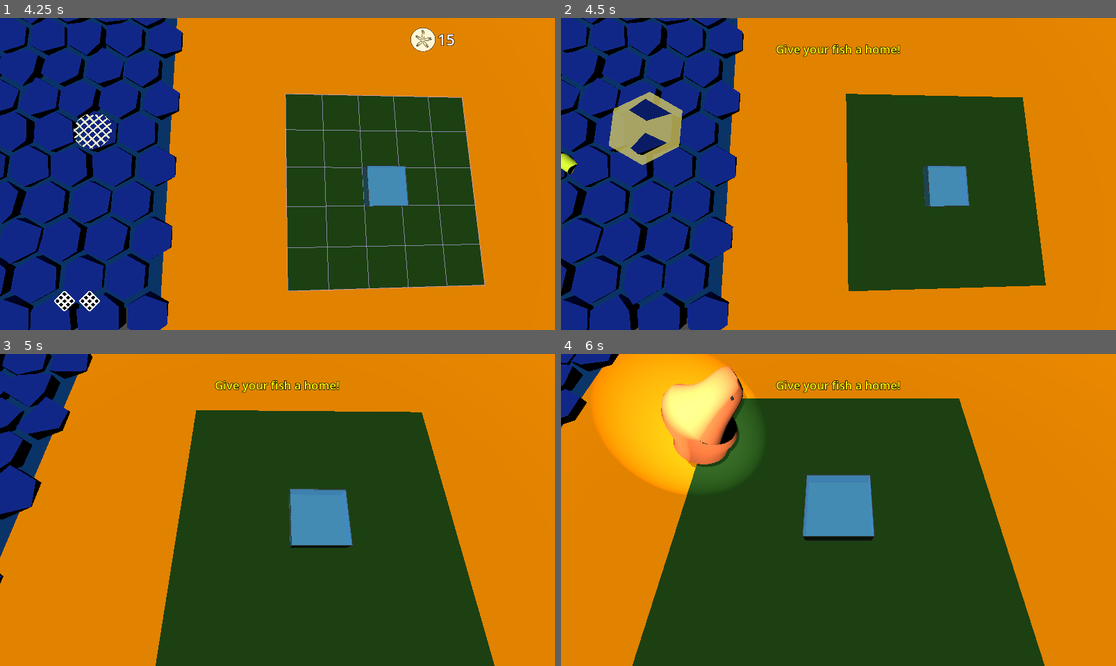
Above: before the commit, frames 1-4 (two rows, left to right).
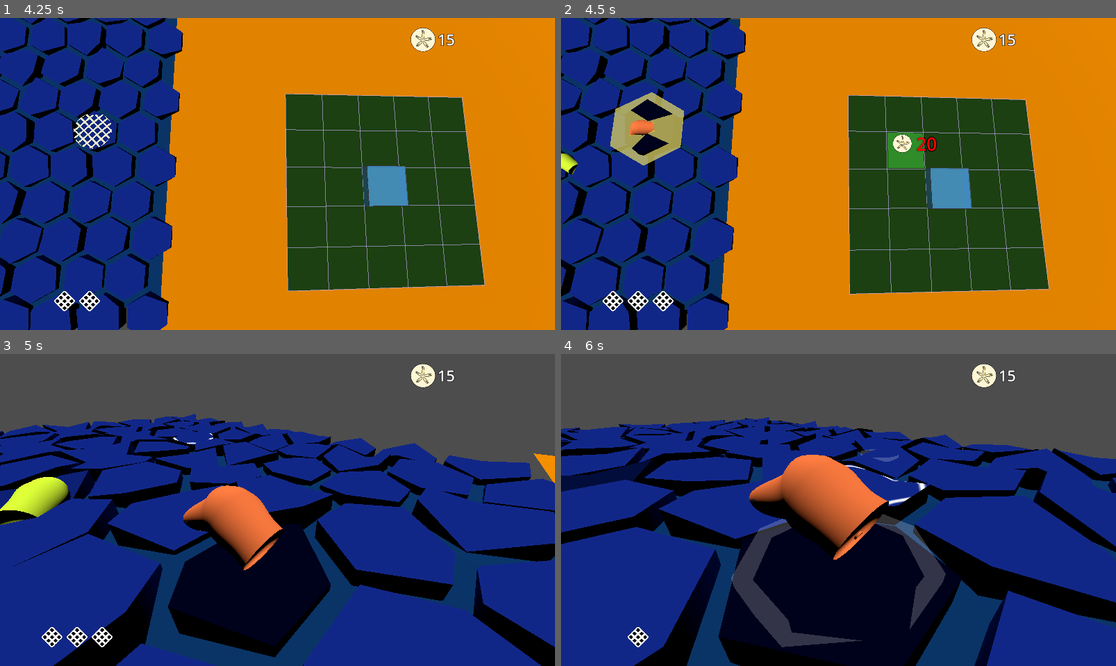
Above: after the commit, the same moments.

Repository: BinRoot/ludum-dare-58
Game: Godot game, scene res://Scenes/world.tscn
The game is run twice, just before and just after one commit, with the same random seed, the same clock (stepped at 60 frames per second) and the same inputs.
Inputs (mouse positions are in pixels of both pictures, inside the frame that each line leads up to):
- Up to frame 1 (4.25 s): move the mouse to (249, 236) at 0.52 s; click (249, 236) at 0.67 s; drag from (444, 220) to (249, 236) at 1.27 s; move the mouse to (111, 127) at 2.02 s; click (111, 127) at 2.17 s; drag from (305, 174) to (111, 127) at 2.77 s; move the mouse to (194, 96) at 3.52 s; click (194, 96) at 3.67 s
- Up to frame 2 (4.5 s): drag from (960, 158) to (755, 96) at 4.27 s
- Up to frame 3 (5 s): no input
- Up to frame 4 (6 s): move the mouse to (727, 525) at 5.02 s; click (727, 525) at 5.17 s; drag from (894, 441) to (727, 525) at 5.77 s

Frame 1 is identical in both runs. In frame 2, 8.2% of the frame differs, in the area x 0-88%, y 0-100%; in frame 3, 99%; in frame 4, 100%, in the area x 0-100%, y 0-100%.

Commit message:
fish plunge

Diff:
--- a/Scenes/fish_tank.gd
+++ b/Scenes/fish_tank.gd
@@ -376,9 +376,13 @@
 					_end_drag()
 
 func _place_caught_fish():
-	# Place the caught fish in this tank
+	# Animate the fish with a parabolic arc into this tank
 	var fish = Global.caught_fish
 	if fish:
+		# Start the arc animation
+		await _animate_fish_arc_to_tank(fish)
+
+		# Now add the fish to the tank after animation completes
 		add_fish(fish)
 
 		# Clear the global state
@@ -716,6 +720,67 @@
 
 	return true
 
+# Animate fish with a parabolic arc trajectory into the tank
+func _animate_fish_arc_to_tank(fish: Node3D):
+	if not fish:
+		return
+
+	# Get starting position (current fish position)
+	var start_pos = fish.global_position
+
+	# Calculate target position (center of tank at water level)
+	var water_fill_percent = 0.9
+	var water_height = tank_height * water_fill_percent
+	var target_pos = global_position + Vector3(0, water_height * 0.5, 0)
+
+	# Calculate the apex of the arc (peak height)
+	var distance = start_pos.distance_to(target_pos)
+	var arc_height = max(3.0, distance * 0.4)  # Arc height scales with distance
+
+	# Animation duration based on distance
+	var duration = clamp(distance * 0.15, 0.5, 1.5)
+
+	# Create a custom tween for the parabolic arc
+	var arc_tween = create_tween()
+	arc_tween.set_process_mode(Tween.TWEEN_PROCESS_PHYSICS)  # Work while paused
+	arc_tween.set_pause_mode(Tween.TWEEN_PAUSE_PROCESS)  # Continue during pause
+	arc_tween.set_ease(Tween.EASE_IN_OUT)
+	arc_tween.set_trans(Tween.TRANS_SINE)
+
+	# Animate the fish along the parabolic arc
+	arc_tween.tween_method(func(t: float):
+		# t goes from 0 to 1
+		# Linear interpolation for horizontal position
+		var current_pos = start_pos.lerp(target_pos, t)
+
+		# Parabolic curve for vertical position (creates the arc)
+		# y = -4h * (t - 0.5)^2 + h, where h is the apex height
+		var base_y = start_pos.y + (target_pos.y - start_pos.y) * t
+		var arc_offset = -4.0 * arc_height * (t - 0.5) * (t - 0.5) + arc_height
+		current_pos.y = base_y + arc_offset
+
+		fish.global_position = current_pos
+
+		# Rotate fish to face the direction of movement
+		if t < 0.98:  # Don't rotate at the very end
+			var next_t = min(t + 0.05, 1.0)
+			var next_pos = start_pos.lerp(target_pos, next_t)
+			var next_base_y = start_pos.y + (target_pos.y - start_pos.y) * next_t
+			var next_arc_offset = -4.0 * arc_height * (next_t - 0.5) * (next_t - 0.5) + arc_height
+			next_pos.y = next_base_y + next_arc_offset
+
+			var direction = (next_pos - current_pos).normalized()
+			if direction.length_squared() > 0.001:
+				# Make fish face the direction it's moving
+				var fish_forward = direction
+				var fish_right = fish_forward.cross(Vector3.UP).normalized()
+				var fish_up = fish_right.cross(fish_forward).normalized()
+				fish.global_transform.basis = Basis(fish_forward, fish_up, fish_right)
+	, 0.0, 1.0, duration)
+
+	# Wait for the animation to complete
+	await arc_tween.finished
+
 # Add a fish to this tank
 func add_fish(fish: Node3D):
 	if not fish:
--- a/Scenes/world.gd
+++ b/Scenes/world.gd
@@ -109,10 +109,9 @@
 	# Remove all nets from all tiles and return 3 nets to inventory
 	_remove_all_nets_and_return_to_inventory()
 
-
-	# Show the fish close to camera and ask user to select a tank
-	if fish:
-		_show_fish_for_tank_selection(fish)
+	# First, zoom to the tile to appreciate the catch
+	if fish and tile:
+		_zoom_to_catch_then_show_fish(fish, tile)
 
 func _remove_all_nets_and_return_to_inventory():
 	# Count how many nets are actually placed and remove them
@@ -129,32 +128,60 @@
 	if nets_placed > 0:
 		Global.add_item("net", nets_placed)
 
+func _zoom_to_catch_then_show_fish(fish: Node3D, tile: Node3D):
+	# Pause the game world immediately
+	get_tree().paused = true
+
+	# Keep the fish visible throughout the entire sequence
+	fish.visible = true
+	fish.is_moving = false
+
+	# Stop the fish from moving around
+	if fish.has_method("set_movement_enabled"):
+		fish.set_movement_enabled(false)
+
+	# Disable automatic surface behavior to prevent the fish from auto-submerging
+	if "is_surfacing" in fish:
+		fish.is_surfacing = false
+	if "surface_timer" in fish:
+		fish.surface_timer = 0.0
+	if "next_surface_time" in fish:
+		fish.next_surface_time = 999999.0  # Set to very high value to prevent auto-surfacing
+
+	# Snap the fish to the center of the hexagon tile and raise it
+	var tile_center = tile.global_position
+	fish.global_position = Vector3(tile_center.x, tile_center.y + 1.5, tile_center.z)
+
+	# Make the fish pop its head out manually (apply the rotation without the timer logic)
+	# We don't call _surface() because it would reset timers and trigger auto-submerge
+	if "surface_look_angle" in fish:
+		var current_basis: Basis = fish.global_transform.basis
+		var look_up_rotation: Basis = Basis(Vector3.FORWARD, deg_to_rad(-fish.surface_look_angle))
+		fish.global_transform.basis = current_basis * look_up_rotation
+
+	# First, animate camera to the tile to appreciate the catch
+	await _animate_camera_to_tile(tile, fish)
+
+	# Wait a moment to appreciate the catch
+	var appreciation_timer = get_tree().create_timer(1.0, true, true)  # process_always=true
+	await appreciation_timer.timeout
+
+	# Now continue with the tank selection
+	_show_fish_for_tank_selection(fish)
+
 func _show_fish_for_tank_selection(fish: Node3D):
 	# Store the caught fish globally
 	Global.caught_fish = fish
 	Global.is_selecting_tank = true
 	Global.fish_tank_selection_started.emit()
 
-	# Pause the game world
-	get_tree().paused = true
-
-	# Completely disable surface behavior to prevent flickering
-	if "is_surfacing" in fish:
-		fish.is_surfacing = false
-	if "surface_timer" in fish:
-		fish.surface_timer = 0.0
-	if "next_surface_time" in fish:
-		fish.next_surface_time = 999999.0  # Set to very high value to prevent surfacing
-
-	# Make the fish visible but hide it temporarily during camera transition
-	fish.visible = false
+	# Game is already paused and surface behavior already disabled from _zoom_to_catch_then_show_fish
+
+	# Keep the fish visible during the transition
+	fish.visible = true
 	fish.is_moving = false
 
-	# Stop the fish from moving around
-	if fish.has_method("set_movement_enabled"):
-		fish.set_movement_enabled(false)
-
-	# Animate camera to tank area
+	# Animate camera to tank area (this will also animate the fish)
 	_animate_camera_to_tank_area(fish)
 
 # Called when a fish is placed in a tank - spawn a new one
@@ -224,26 +251,28 @@
 	# Default fallback
 	return pond_bounds.global_position
 
-# Animate camera to look at the tank area
-func _animate_camera_to_tank_area(fish: Node3D):
+# Animate camera to zoom to the tile where fish was caught
+func _animate_camera_to_tile(tile: Node3D, fish: Node3D):
 	var camera = get_viewport().get_camera_3d()
-	if not camera or not tank_area:
-		push_warning("Camera or tank_area not found!")
+	if not camera or not tile:
+		push_warning("Camera or tile not found!")
 		return
 
 	# Cancel any existing camera animation
 	if camera_tween and camera_tween.is_running():
 		camera_tween.kill()
 
-	# Get the center of the tank area
-	var tank_center = tank_area.global_position
-
-	# Calculate a nice viewing position above and to the side of the tank area
-	var camera_offset = Vector3(0, 12, 5)  # Above and behind
-	var target_camera_position = tank_center + camera_offset
-
-	# Calculate the target rotation (basis) for looking at tank center
-	var direction = (tank_center - target_camera_position).normalized()
+	# Get the tile's position
+	var tile_position = tile.global_position
+
+	# Calculate a dramatic close-up viewing position
+	# Position camera close and slightly above the tile, looking down at an angle
+	var camera_offset = Vector3(2, 3, 2)  # Close, above, and to the side
+	var target_camera_position = tile_position + camera_offset
+
+	# Calculate the target rotation (basis) for looking at the fish/tile
+	var look_at_position = fish.global_position if fish else tile_position
+	var direction = (look_at_position - target_camera_position).normalized()
 	var right = direction.cross(Vector3.UP).normalized()
 	var up = right.cross(direction).normalized()
 	var target_basis = Basis(right, up, -direction)  # -direction because camera looks down -Z
@@ -256,43 +285,75 @@
 	camera_tween.set_trans(Tween.TRANS_CUBIC)
 	camera_tween.set_parallel(true)  # Animate position and rotation simultaneously
 
+	# Animate camera to the tile
+	camera_tween.tween_property(camera, "global_position", target_camera_position, 0.8)
+	camera_tween.tween_property(camera, "global_transform:basis", target_basis, 0.8)
+
+	# Wait for animation to complete
+	await camera_tween.finished
+
+# Animate camera to look at the tank area
+func _animate_camera_to_tank_area(fish: Node3D):
+	var camera = get_viewport().get_camera_3d()
+	if not camera or not tank_area:
+		push_warning("Camera or tank_area not found!")
+		return
+
+	# Cancel any existing camera animation
+	if camera_tween and camera_tween.is_running():
+		camera_tween.kill()
+
+	# Get the center of the tank area
+	var tank_center = tank_area.global_position
+
+	# Calculate a nice viewing position above and to the side of the tank area
+	var camera_offset = Vector3(0, 12, 5)  # Above and behind
+	var target_camera_position = tank_center + camera_offset
+
+	# Calculate the target rotation (basis) for looking at tank center
+	var direction = (tank_center - target_camera_position).normalized()
+	var right = direction.cross(Vector3.UP).normalized()
+	var up = right.cross(direction).normalized()
+	var target_basis = Basis(right, up, -direction)  # -direction because camera looks down -Z
+
+	# Calculate target fish position and rotation (before camera moves)
+	var camera_forward = -target_basis.z
+	var camera_right = target_basis.x
+	var camera_up = target_basis.y
+
+	# Calculate where the fish should end up
+	var target_fish_position = target_camera_position + camera_forward * 5.0
+	target_fish_position += camera_up * 2  # Move up
+	target_fish_position -= camera_right * 3.5  # Move left
+
+	# Calculate target fish rotation (facing camera)
+	var direction_to_camera = (target_camera_position - target_fish_position).normalized()
+	var fish_forward = direction_to_camera
+	var fish_right = fish_forward.cross(Vector3.UP).normalized()
+	var fish_up = fish_right.cross(fish_forward).normalized()
+	var target_fish_basis = Basis(fish_forward, fish_up, fish_right)
+
+	# Create the tween for camera animation
+	camera_tween = create_tween()
+	camera_tween.set_process_mode(Tween.TWEEN_PROCESS_PHYSICS)  # Work while paused
+	camera_tween.set_pause_mode(Tween.TWEEN_PAUSE_PROCESS)  # Continue during pause
+	camera_tween.set_ease(Tween.EASE_IN_OUT)
+	camera_tween.set_trans(Tween.TRANS_CUBIC)
+	camera_tween.set_parallel(true)  # Animate position and rotation simultaneously
+
 	# Animate camera position and rotation together
 	camera_tween.tween_property(camera, "global_position", target_camera_position, 1.0)
 	camera_tween.tween_property(camera, "global_transform:basis", target_basis, 1.0)
 
-	# After animation completes, show the fish
+	# Animate fish position and rotation in parallel with camera
+	if fish:
+		camera_tween.tween_property(fish, "global_position", target_fish_position, 1.0)
+		camera_tween.tween_property(fish, "global_transform:basis", target_fish_basis, 1.0)
+
+	# After animation completes, set up the spotlight and rotation
 	camera_tween.chain()  # End parallel mode
 	camera_tween.tween_callback(func():
 		if camera and fish:
-			# Show the fish in front of the camera after transition
-			var camera_forward = -camera.global_transform.basis.z
-			var camera_right = camera.global_transform.basis.x
-			var camera_up = camera.global_transform.basis.y
-
-			# Position fish in front, offset to top left
-			var fish_position = camera.global_position + camera_forward * 5.0
-			fish_position += camera_up * 2  # Move up
-			fish_position -= camera_right * 3.5  # Move left
-
-			fish.global_position = fish_position
-			fish.visible = true
-
-			# Make the fish face the camera directly
-			# Since the fish mesh is oriented along X-axis after rotation (from fish.gd line 360),
-			# we need to point the X-axis toward the camera
-			var direction_to_camera = (camera.global_position - fish.global_position).normalized()
-
-			# Calculate the basis for the fish to face the camera
-			# X-axis (fish forward) points toward camera
-			var fish_forward = direction_to_camera
-			# Keep the fish upright (Y should roughly align with world up)
-			var fish_right = fish_forward.cross(Vector3.UP).normalized()
-			# Recalculate up to ensure orthogonality
-			var fish_up = fish_right.cross(fish_forward).normalized()
-
-			# Create the basis and apply to the fish
-			fish.global_transform.basis = Basis(fish_forward, fish_up, fish_right)
-
 			# Create and position spotlight to illuminate the fish
 			_create_fish_spotlight(camera, fish)
 
